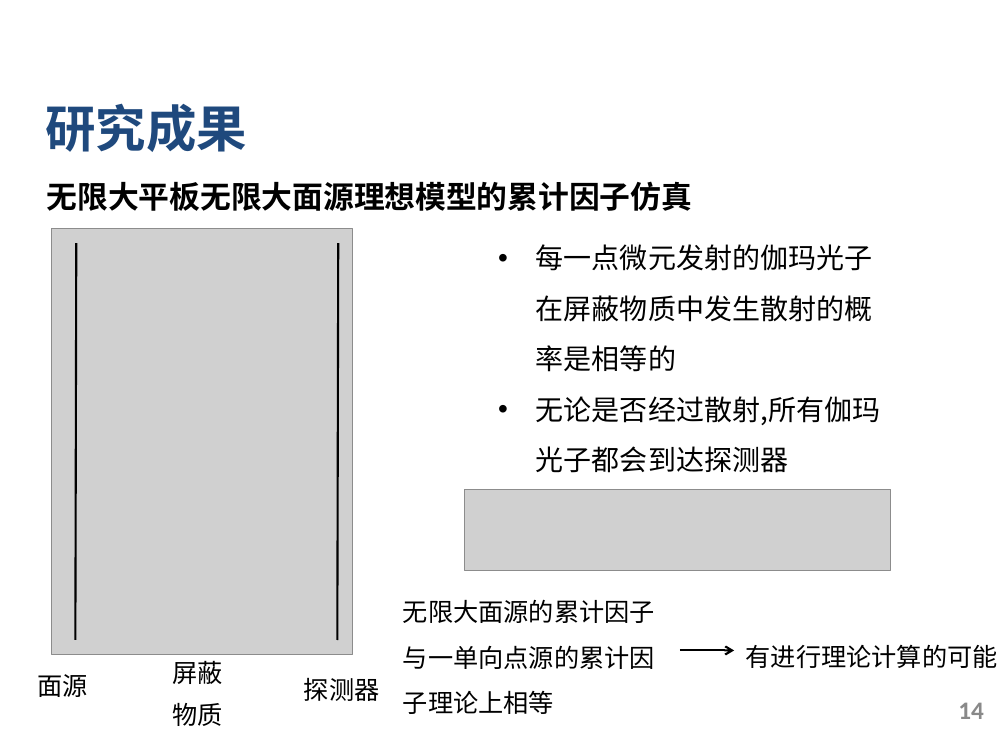
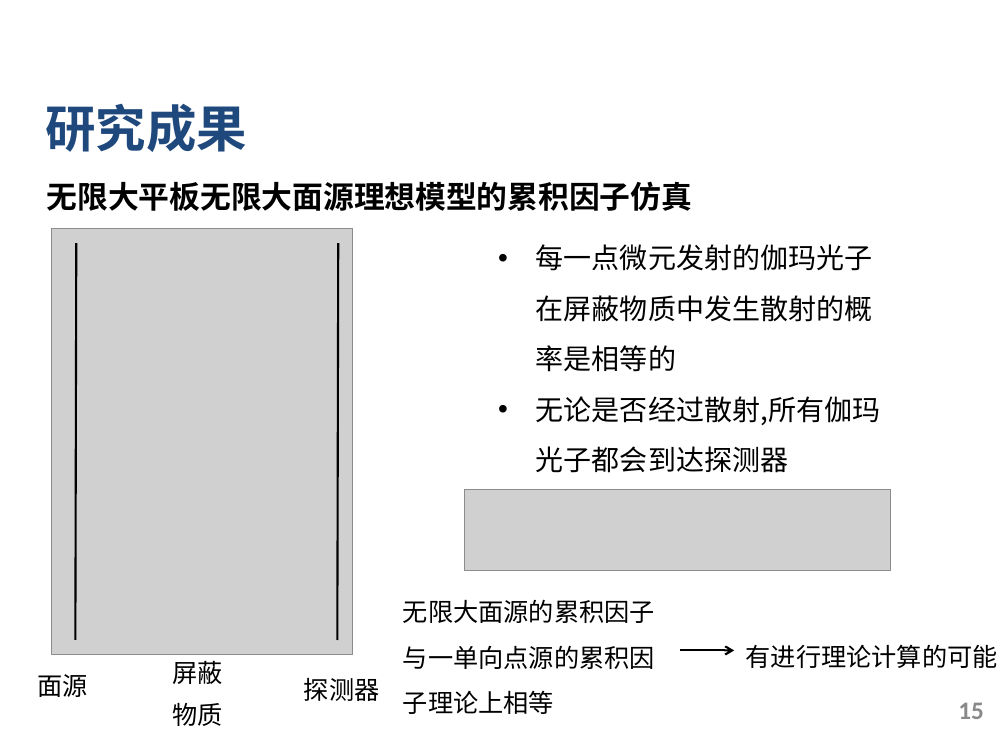
Before and after one commit to Apricot1024/GraduationProject, a slide deck: slide 15 of 2.中期/中期.pptx (slide 14 before the commit). Drawn at 1008x756 pixels with LibreOffice and Linux fonts; fonts in the diff are those of the drawing; grey boxes stand for pictures; background and template pictures are left out. Boxes give left, top, right and bottom in pixels: in the first picture for what was removed or moved away, otherwise in the second. Text is boxed around its words. In the diff, an @@ line names an element or a change of style, - is before the commit and + after.

```diff
--- a/2.中期/中期.pptx
+++ b/2.中期/中期.pptx
@@ text at <box>47,181,693,211</box>: text changed @@
-无限大平板无限大面源理想模型的累计因子仿真
+无限大平板无限大面源理想模型的累积因子仿真
@@ text at <box>403,599,655,714</box>: text changed @@
-无限大面源的累计因子与一单向点源的累计因子理论上相等
+无限大面源的累积因子与一单向点源的累积因子理论上相等
@@ page number at <box>958,702,984,719</box>: text changed @@
-14
+15
```
Also in this commit, not shown: 11 other slides changed, 1 slide added, 16 other files.
